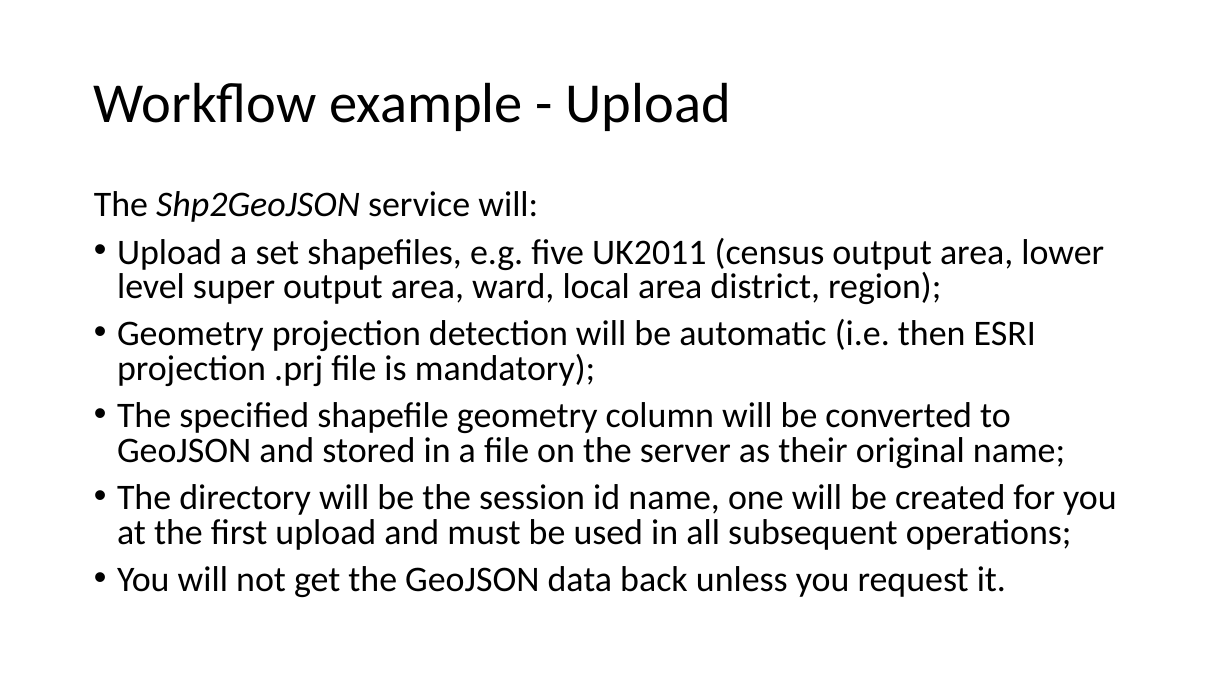
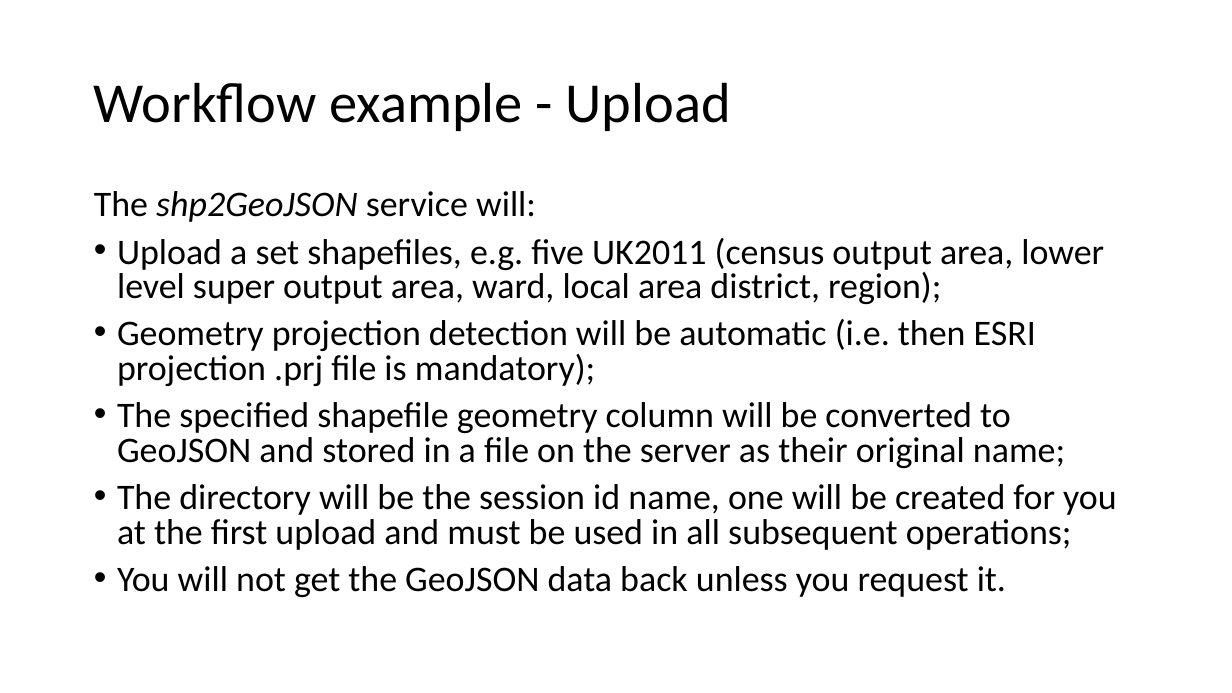
Before and after one commit to smallAreaHealthStatisticsUnit/rapidInquiryFacility, a slide deck: slide 10 of rifNodeServices/NodeGeoSpatialServices.pptx. Drawn at 1232x693 pixels with LibreOffice and Linux fonts; fonts in the diff are those of the drawing. Boxes give left, top, right and bottom in pixels: in the first picture for what was removed or moved away, otherwise in the second. Text is boxed around its words. In the diff, an @@ line names an element or a change of style, - is before the commit and + after.

```diff
--- a/rifNodeServices/NodeGeoSpatialServices.pptx
+++ b/rifNodeServices/NodeGeoSpatialServices.pptx
@@ text at (94, 191, 536, 222): text changed @@
-The Shp2GeoJSON service will:
+The shp2GeoJSON service will:
```
Also in this commit, not shown: 5 other slides changed, 3 other files.
